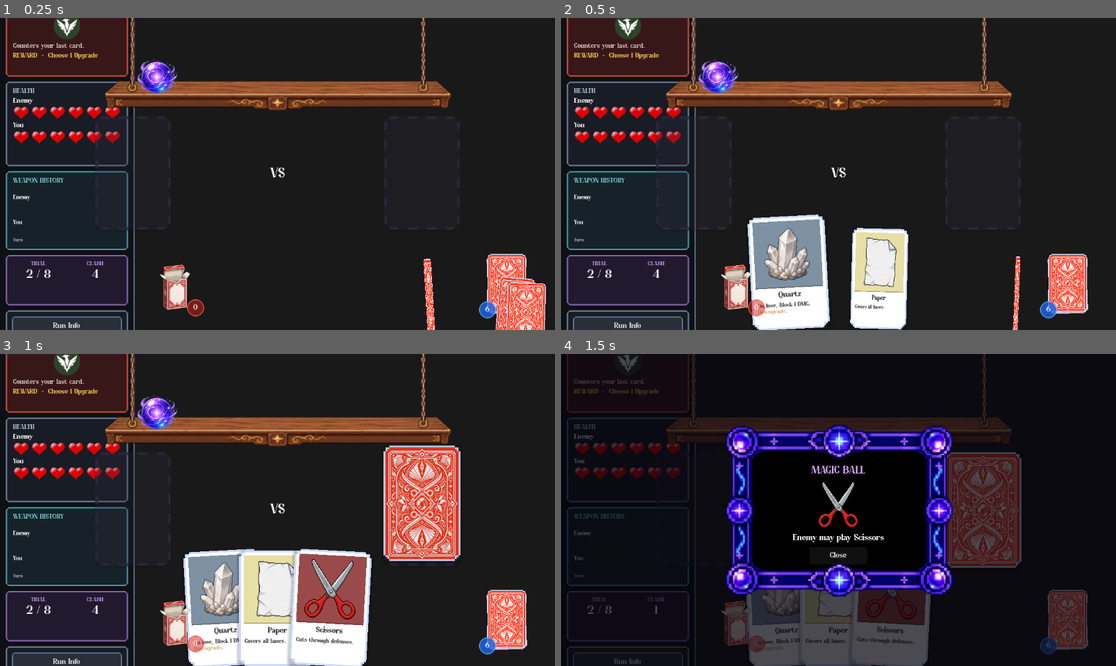
Above: before the commit, frames 1-4 (two rows, left to right).
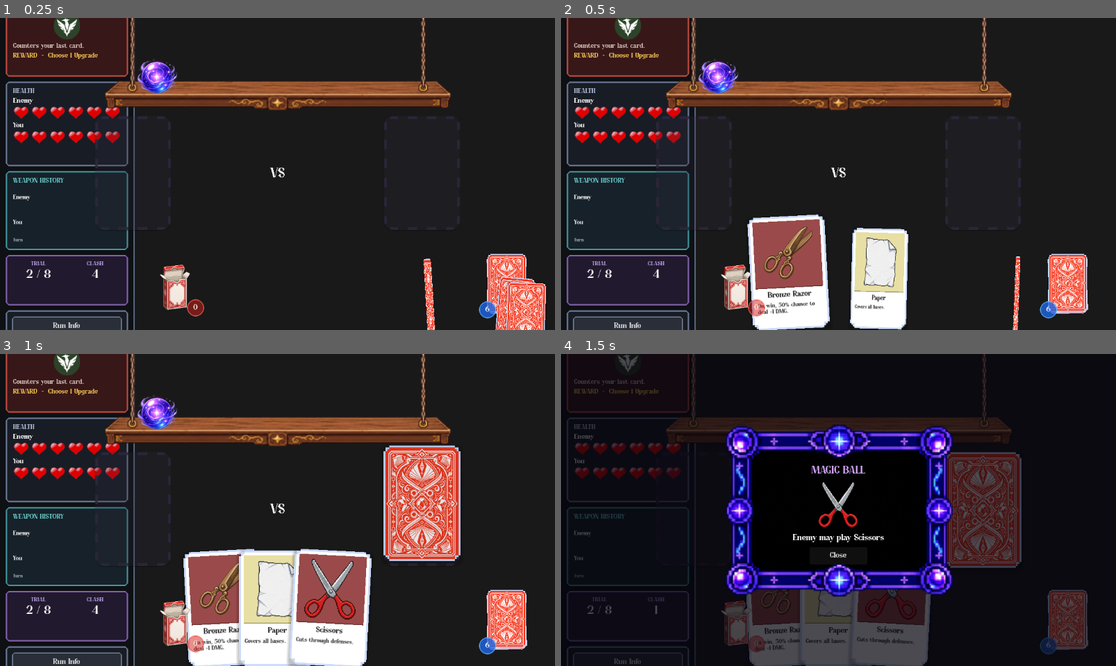
Above: after the commit, the same moments.

Repository: MaulRai/jankpot
Game: Godot game, scene res://scenes/main/Main.tscn
Same seed, same stepped clock (60 frames per second), same inputs: the game is played once before the commit and once after it.
Inputs (mouse positions are in pixels of both pictures, inside the frame that each line leads up to):
- Up to frame 1 (0.25 s): no input
- Up to frame 2 (0.5 s): no input
- Up to frame 3 (1 s): click "Run Info" at 0.5 s
- Up to frame 4 (1.5 s): click (716, 413) at 1.25 s

Frame 1 is identical in both runs. In frame 2, 2.9% of the frame differs, in the area x 34-48%, y 64-96%; in frame 3, 2.2%; in frame 4, 0.8%.

Commit message:
feat: bgm and sfx

Diff:
--- a/resources/weapons/bronze_razor.tres
+++ b/resources/weapons/bronze_razor.tres
@@ -10,7 +10,7 @@
 brief_description = "On win, 50% chance to deal +1 DMG."
 art_path = "res://assets/weapon/scissors-2.png"
 background_color = Color(0.604, 0.29, 0.29, 1)
-keywords = Array[String](["Damage", "Luck"])
+keywords = Array[String](["Damage"])
 effects = Array[String](["bronze_razor_bonus"])
 rarity = "Common"
 price = 0
--- a/scenes/main/Main.tscn
+++ b/scenes/main/Main.tscn
@@ -16,10 +16,13 @@
 [ext_resource type="PackedScene" path="res://scenes/ui/DrawPileViewer.tscn" id="15_draw_viewer"]
 [ext_resource type="PackedScene" path="res://scenes/ui/ConsumableShelf.tscn" id="16_shelf"]
 [ext_resource type="PackedScene" path="res://scenes/ui/MagicBallModal.tscn" id="17_magic_modal"]
-[ext_resource type="Resource" path="res://resources/weapons/quartz.tres" id="18_quartz"]
+[ext_resource type="Resource" path="res://resources/weapons/bronze_razor.tres" id="18_bronze_razor"]
 [ext_resource type="Resource" path="res://resources/weapons/basic_rock.tres" id="19_rock"]
 [ext_resource type="Resource" path="res://resources/weapons/basic_paper.tres" id="20_paper"]
 [ext_resource type="Resource" path="res://resources/weapons/basic_scissors.tres" id="21_scissors"]
+[ext_resource type="AudioStream" path="res://audio/bgm/battle-loop.mp3" id="22_main_loop"]
+[ext_resource type="Script" path="res://scripts/audio/BGMPlayer.gd" id="23_bgm_player"]
+[ext_resource type="Script" path="res://scripts/audio/SFXManager.gd" id="24_sfx_manager"]
 
 [node name="Main" type="Control"]
 layout_mode = 3
@@ -29,6 +32,13 @@
 grow_horizontal = 2
 grow_vertical = 2
 theme = ExtResource("11_game_theme")
+
+[node name="BGM" type="AudioStreamPlayer" parent="."]
+stream = ExtResource("22_main_loop")
+script = ExtResource("23_bgm_player")
+
+[node name="SFXManager" type="Node" parent="."]
+script = ExtResource("24_sfx_manager")
 
 [node name="Background" type="ColorRect" parent="."]
 layout_mode = 1
@@ -44,7 +54,7 @@
 
 [node name="DeckManager" type="Node" parent="GameController"]
 script = ExtResource("2_def34")
-assigned_deck = Array[CardDef]([ExtResource("18_quartz"), ExtResource("19_rock"), ExtResource("19_rock"), ExtResource("20_paper"), ExtResource("20_paper"), ExtResource("20_paper"), ExtResource("21_scissors"), ExtResource("21_scissors"), ExtResource("21_scissors")])
+assigned_deck = Array[CardDef]([ExtResource("18_bronze_razor"), ExtResource("19_rock"), ExtResource("19_rock"), ExtResource("20_paper"), ExtResource("20_paper"), ExtResource("20_paper"), ExtResource("21_scissors"), ExtResource("21_scissors"), ExtResource("21_scissors")])
 starting_hand_indices = Array[int]([0])
 
 [node name="BattleResolver" type="Node" parent="GameController"]
--- /dev/null
+++ b/scripts/audio/BGMPlayer.gd
@@ -0,0 +1,34 @@
+extends AudioStreamPlayer
+
+const MAX_BGM_VOLUME_DB := -6.0206
+
+@export_range(0.0, 10.0, 0.1) var fade_in_duration := 2.0
+
+
+func _ready() -> void:
+	process_mode = Node.PROCESS_MODE_ALWAYS
+
+	if stream is AudioStreamWAV:
+		stream.loop_mode = AudioStreamWAV.LOOP_FORWARD
+	elif stream is AudioStreamMP3:
+		stream.loop = true
+
+	if not finished.is_connected(_restart_if_needed):
+		finished.connect(_restart_if_needed)
+
+	await get_tree().process_frame
+	AudioServer.set_bus_mute(AudioServer.get_bus_index("Master"), false)
+	volume_db = -12.0
+	play()
+
+	var fade_tween := create_tween()
+	fade_tween.tween_property(
+		self,
+		"volume_db",
+		MAX_BGM_VOLUME_DB,
+		fade_in_duration
+	).set_trans(Tween.TRANS_SINE).set_ease(Tween.EASE_OUT)
+
+
+func _restart_if_needed() -> void:
+	call_deferred("play")
--- /dev/null
+++ b/scripts/audio/SFXManager.gd
@@ -0,0 +1,48 @@
+class_name SFXManager
+extends Node
+
+const STREAMS := {
+	"bleed": preload("res://audio/sfx/bleed.mp3"),
+	"block": preload("res://audio/sfx/block.mp3"),
+	"card_leave": preload("res://audio/sfx/card-leave.mp3"),
+	"card_pickup": preload("res://audio/sfx/card-pickup.mp3"),
+	"card_placed": preload("res://audio/sfx/card-placed.mp3"),
+	"card_shuffle": preload("res://audio/sfx/card-shuffle.mp3"),
+	"downgrade": preload("res://audio/sfx/downgrade.mp3"),
+	"fragile": preload("res://audio/sfx/fragile.mp3"),
+	"heavy_hit": preload("res://audio/sfx/heavy-hit.mp3"),
+	"mist_veil": preload("res://audio/sfx/mist-veil.mp3"),
+	"reflect": preload("res://audio/sfx/reflect.mp3"),
+	"regen": preload("res://audio/sfx/regen.mp3"),
+	"result_draw": preload("res://audio/sfx/result-draw.mp3"),
+	"result_lose": preload("res://audio/sfx/result-lose.mp3"),
+	"result_win": preload("res://audio/sfx/result-win.mp3"),
+	"revive": preload("res://audio/sfx/revive.mp3"),
+	"reward_hover": preload("res://audio/sfx/reward-item-hover.mp3"),
+	"reward_selected": preload("res://audio/sfx/reward-item-selected.mp3"),
+}
+
+@export_range(-40.0, 6.0, 0.5) var volume_db := -4.0
+
+
+func _ready() -> void:
+	add_to_group("sfx_manager")
+
+
+func play_sfx(
+	sfx_name: String,
+	volume_offset_db: float = 0.0,
+	pitch_scale: float = 1.0
+) -> void:
+	var audio_stream := STREAMS.get(sfx_name) as AudioStream
+	if audio_stream == null:
+		push_warning("Unknown SFX: %s" % sfx_name)
+		return
+
+	var player := AudioStreamPlayer.new()
+	player.stream = audio_stream
+	player.volume_db = volume_db + volume_offset_db
+	player.pitch_scale = pitch_scale
+	add_child(player)
+	player.finished.connect(player.queue_free, CONNECT_ONE_SHOT)
+	player.play()
--- a/scripts/game/GameController.gd
+++ b/scripts/game/GameController.gd
@@ -25,6 +25,7 @@
 @onready var discard_viewer: Control = get_node("../DiscardViewer")
 @onready var consumable_shelf: Control = get_node("../ConsumableShelf")
 @onready var magic_ball_modal: Control = get_node("../MagicBallModal")
+@onready var sfx_manager: Node = get_node("../SFXManager")
 
 var player_hp: int = 6
 var enemy_hp: int = 6
@@ -152,6 +153,7 @@
 
 	await tween.finished
 
+	_play_sfx("card_placed", -1.0, randf_range(0.98, 1.02))
 	player_slot.clear_slot()
 	player_slot.place_card(card_view)
 	card_view.z_index = 0
@@ -321,6 +323,7 @@
 	return movement.finished
 
 func _animate_pile_rebuild() -> void:
+	_play_sfx("card_shuffle")
 	_set_pile_cards_visible(false)
 	var last_tween: Tween
 	var spawned_cards: Array[TextureRect] = []
@@ -409,6 +412,14 @@
 	player_card: CardDef,
 	enemy_card: CardDef
 ) -> void:
+	match result:
+		BattleResolver.Result.WIN:
+			_play_sfx("result_win")
+		BattleResolver.Result.LOSE:
+			_play_sfx("result_lose")
+		BattleResolver.Result.DRAW:
+			_play_sfx("result_draw")
+
 	var damage_to_enemy := 1 if result == BattleResolver.Result.WIN else 0
 	var damage_to_player := 1 if result == BattleResolver.Result.LOSE else 0
 	var old_player_bleed := _player_bleed_pending
@@ -424,6 +435,7 @@
 	var enemy_has_quartz := WeaponCatalogData.EFFECT_QUARTZ in enemy_card.effects
 	if player_has_quartz and result == BattleResolver.Result.LOSE:
 		damage_to_player = maxi(0, damage_to_player - 1)
+		_play_sfx("block")
 	if WeaponCatalogData.EFFECT_BRONZE_RAZOR in player_card.effects \
 			and result == BattleResolver.Result.WIN and _chance(0.5, player_luck):
 		damage_to_enemy += 1
@@ -433,12 +445,15 @@
 	if WeaponCatalogData.EFFECT_SPIKE_BOULDER in player_card.effects \
 			and damage_to_player > 0 and _chance(0.5, player_luck):
 		damage_to_enemy += 1
+		_play_sfx("reflect")
 	if WeaponCatalogData.EFFECT_RUSTY_SHEARS in player_card.effects \
 			and result == BattleResolver.Result.WIN:
 		_enemy_bleed_pending = true
+		_play_sfx("bleed")
 	if WeaponCatalogData.EFFECT_MIST_VEIL in player_card.effects \
 			and result == BattleResolver.Result.WIN:
 		enemy_controller.disable_type_once(enemy_card.card_type)
+		_play_sfx("mist_veil")
 	if WeaponCatalogData.EFFECT_GUILLOTINE in player_card.effects:
 		if result == BattleResolver.Result.WIN:
 			damage_to_enemy = 3
@@ -448,6 +463,7 @@
 	# Enemy weapon effects use the mirrored result.
 	if enemy_has_quartz and result == BattleResolver.Result.WIN:
 		damage_to_enemy = maxi(0, damage_to_enemy - 1)
+		_play_sfx("block")
 	if WeaponCatalogData.EFFECT_BRONZE_RAZOR in enemy_card.effects \
 			and result == BattleResolver.Result.LOSE and _chance(0.5, enemy_luck):
 		damage_to_player += 1
@@ -457,13 +473,16 @@
 	if WeaponCatalogData.EFFECT_SPIKE_BOULDER in enemy_card.effects \
 			and damage_to_enemy > 0 and _chance(0.5, enemy_luck):
 		damage_to_player += 1
+		_play_sfx("reflect")
 	if WeaponCatalogData.EFFECT_RUSTY_SHEARS in enemy_card.effects \
 			and result == BattleResolver.Result.LOSE:
 		_player_bleed_pending = true
+		_play_sfx("bleed")
 	if WeaponCatalogData.EFFECT_MIST_VEIL in enemy_card.effects \
 			and result == BattleResolver.Result.LOSE:
 		_disabled_player_type = player_card.card_type
 		_has_disabled_player_type = true
+		_play_sfx("mist_veil")
 	if WeaponCatalogData.EFFECT_GUILLOTINE in enemy_card.effects:
 		if result == BattleResolver.Result.LOSE:
 			damage_to_player = 3
@@ -475,21 +494,27 @@
 
 	# Bleed created on the previous clash resolves at the end of this clash.
 	if old_enemy_bleed:
+		_play_sfx("bleed")
 		await _deal_damage(false, 1)
 	if old_player_bleed:
+		_play_sfx("bleed")
 		await _deal_damage(true, 1)
 
 	if WeaponCatalogData.EFFECT_RUBY_REGEN in player_card.effects \
-			and result == BattleResolver.Result.WIN and player_hp > 0:
+			and result == BattleResolver.Result.WIN and player_hp > 0 and player_hp < 6:
 		player_hp = mini(6, player_hp + 1)
+		_play_sfx("regen")
 	if WeaponCatalogData.EFFECT_RUBY_REGEN in enemy_card.effects \
-			and result == BattleResolver.Result.LOSE and enemy_hp > 0:
+			and result == BattleResolver.Result.LOSE and enemy_hp > 0 and enemy_hp < 6:
 		enemy_hp = mini(6, enemy_hp + 1)
+		_play_sfx("regen")
 
 	if player_hp <= 0 and WeaponCatalogData.EFFECT_RUBY_REVIVE in player_card.effects:
 		player_hp = 1
+		_play_sfx("revive")
 	if enemy_hp <= 0 and WeaponCatalogData.EFFECT_RUBY_REVIVE in enemy_card.effects:
 		enemy_hp = 1
+		_play_sfx("revive")
 
 	# Fragile is an on-play status: after all effects from this clash resolve,
 	# the weapon disappears for the remainder of the current battle regardless
@@ -513,12 +538,14 @@
 			if player_hp <= 0:
 				break
 			player_hp = maxi(0, player_hp - 1)
+			_play_sfx("heavy_hit", -1.0, randf_range(0.96, 1.04))
 			await battle_sidebar.animate_heart_loss(true, player_hp)
 			await _shake_node(player_slot)
 		else:
 			if enemy_hp <= 0:
 				break
 			enemy_hp = maxi(0, enemy_hp - 1)
+			_play_sfx("heavy_hit", -1.0, randf_range(0.96, 1.04))
 			await battle_sidebar.animate_heart_loss(false, enemy_hp)
 			await _shake_node(enemy_slot)
 
@@ -551,6 +578,7 @@
 
 	if is_instance_valid(player_card):
 		_pending_wind_exits += 1
+		_play_card_exit_sfx(player_card, player_exit_type)
 		_card_exit_animator.animate(
 			player_card,
 			Vector2(-1.0, 0.22),
@@ -561,6 +589,7 @@
 		)
 	if is_instance_valid(enemy_card):
 		_pending_wind_exits += 1
+		_play_card_exit_sfx(enemy_card, enemy_exit_type)
 		_card_exit_animator.animate(
 			enemy_card,
 			Vector2(1.0, -0.22),
@@ -580,6 +609,14 @@
 	_pending_wind_exits -= 1
 	if _pending_wind_exits <= 0:
 		wind_exit_batch_finished.emit()
+
+func _play_card_exit_sfx(card_view: CardView, exit_type: String) -> void:
+	if exit_type == "downgrade":
+		_play_sfx("downgrade")
+	elif card_view.card_data and "Fragile" in card_view.card_data.keywords:
+		_play_sfx("fragile")
+	else:
+		_play_sfx("card_leave", -2.0, randf_range(0.97, 1.03))
 
 func _end_battle() -> void:
 	round_status = "ended"
@@ -630,3 +667,11 @@
 		await _prepare_enemy_card()
 	_is_animating = false
 	_update_labels()
+
+func _play_sfx(
+	sfx_name: String,
+	volume_offset_db: float = 0.0,
+	pitch_scale: float = 1.0
+) -> void:
+	if sfx_manager:
+		sfx_manager.play_sfx(sfx_name, volume_offset_db, pitch_scale)
--- a/scripts/ui/CardView.gd
+++ b/scripts/ui/CardView.gd
@@ -101,6 +101,7 @@
 				accept_event()
 				return
 			is_dragging = true
+			_play_sfx("card_pickup", -2.0, randf_range(0.97, 1.03))
 			cancel_transform_tween()
 			drag_offset = get_global_mouse_position() - global_position
 			z_index = 1000
@@ -147,3 +148,8 @@
 	if transform_tween and transform_tween.is_valid():
 		transform_tween.kill()
 	transform_tween = null
+
+func _play_sfx(sfx_name: String, volume_offset_db: float = 0.0, pitch: float = 1.0) -> void:
+	var manager: Node = get_tree().get_first_node_in_group("sfx_manager")
+	if manager:
+		manager.play_sfx(sfx_name, volume_offset_db, pitch)
--- a/scripts/ui/RewardOverlay.gd
+++ b/scripts/ui/RewardOverlay.gd
@@ -50,10 +50,12 @@
 	wrapper.add_child(card_view)
 
 func _select_reward(_card_view: CardView, card_data: CardDef) -> void:
+	_play_sfx("reward_selected")
 	hide_overlay()
 	reward_selected.emit(card_data)
 
 func _on_card_hovered(_card_view: CardView, card_data: CardDef) -> void:
+	_play_sfx("reward_hover", -4.0)
 	_show_highlight(card_data)
 
 func _show_highlight(card_data: CardDef) -> void:
@@ -82,3 +84,8 @@
 		WeaponCatalogData.RARITY_RARE:
 			return Color("#C884FF")
 	return Color.WHITE
+
+func _play_sfx(sfx_name: String, volume_offset_db: float = 0.0) -> void:
+	var manager: Node = get_tree().get_first_node_in_group("sfx_manager")
+	if manager:
+		manager.play_sfx(sfx_name, volume_offset_db)
Not shown, added: audio/bgm/battle-loop.mp3.import
Not shown, added: audio/bgm/main-loop.wav.import
Not shown, added: audio/bgm/main-menu-loop.mp3.import
Not shown, added: audio/sfx/bleed.mp3.import
Not shown, added: audio/sfx/block.mp3.import
Not shown, added: audio/sfx/card-leave.mp3.import
Not shown, added: audio/sfx/card-pickup.mp3.import
Not shown, added: audio/sfx/card-placed.mp3.import
Not shown, added: audio/sfx/card-shuffle.mp3.import
Not shown, added: audio/sfx/downgrade.mp3.import
Not shown, added: audio/sfx/fragile.mp3.import
Not shown, added: audio/sfx/heavy-hit.mp3.import
(and 35 more such lines)
